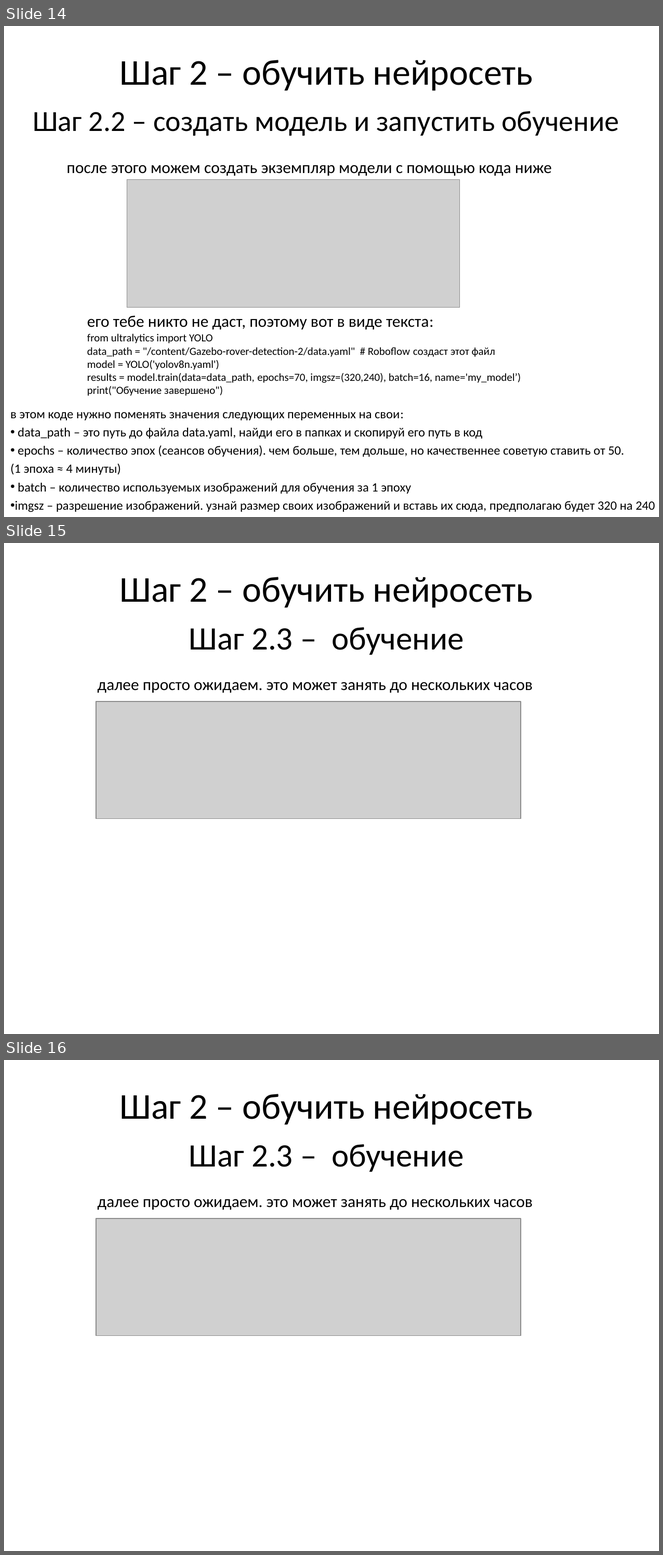
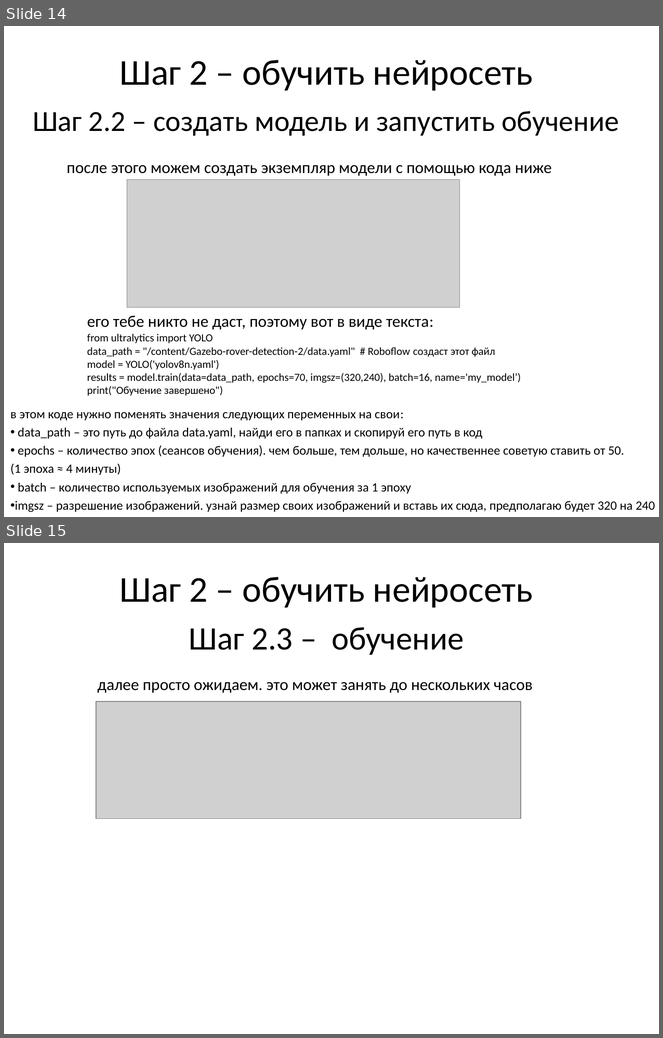
Before and after one commit to BlokkGaming/championship-AI, a slide deck: Инструкция по созданию своей нейросети.pptx. Shown one above the other, each under a label of ours: slides 14, 15 and 16 before the commit, slides 14 and 15 after it. The pictures are 663x1555 and 663x1038 pixels, drawn with LibreOffice and Linux fonts; fonts in the diff are those of the drawing; grey boxes stand for pictures. Boxes give left, top, right and bottom in pixels: in the first picture for what was removed or moved away, otherwise in the second. Text is boxed around its words. In the diff, an @@ line names an element or a change of style, - is before the commit and + after.

```diff
--- a/Инструкция по созданию своей нейросети.pptx
+++ b/Инструкция по созданию своей нейросети.pptx
@@ slide 15 removed at bbox=[4, 543, 659, 1034], background #FFFFFF @@
@@ text removed at bbox=[119, 577, 533, 608] @@
-Шаг 2 – обучить нейросеть
@@ text removed at bbox=[189, 627, 464, 655] @@
-Шаг 2.3 – обучение
@@ text removed at bbox=[98, 682, 533, 693] @@
-далее просто ожидаем. это может занять до нескольких часов
@@ picture removed at bbox=[97, 702, 521, 819] @@
@@ what was slide 16 is now slide 15 @@
```
Also in this commit, not shown: 1 slide changed.
